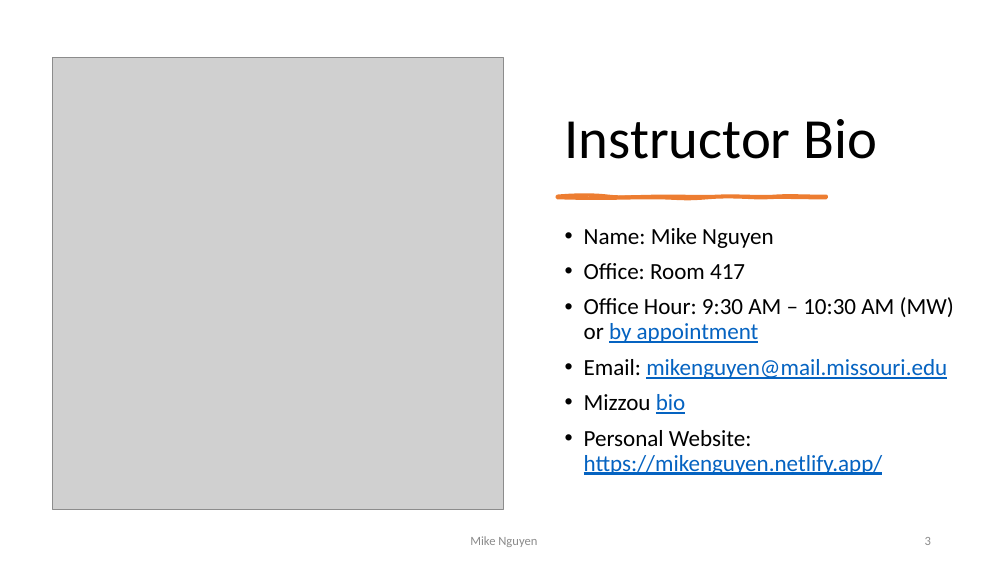
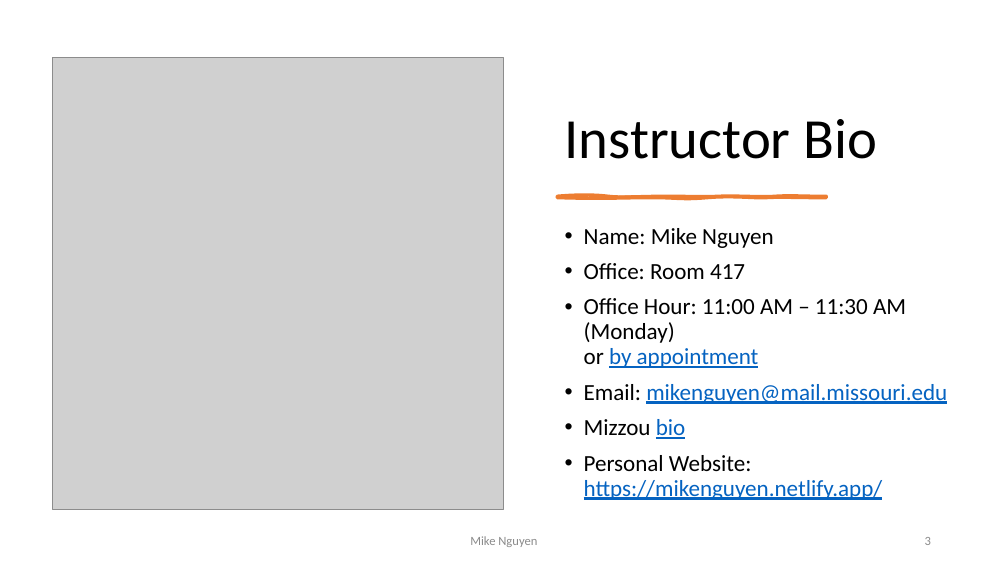
Before and after one commit to mikenguyen13/mar4050_S22, a slide deck: slide 3 of lectures/1/1_Introduction to Marketing Research.pptx. Drawn at 1008x567 pixels with LibreOffice and Linux fonts; fonts in the diff are those of the drawing; grey boxes stand for pictures. Boxes give left, top, right and bottom in pixels: in the first picture for what was removed or moved away, otherwise in the second. Text is boxed around its words. In the diff, an @@ line names an element or a change of style, - is before the commit and + after.

```diff
--- a/lectures/1/1_Introduction to Marketing Research.pptx
+++ b/lectures/1/1_Introduction to Marketing Research.pptx
@@ text at [584,298,906,368]: text changed @@
-• Office Hour: 9:30 AM – 10:30 AM (MW)
-  or by appointment
+• Office Hour: 11:00 AM – 11:30 AM (Monday)
+  or by appointment
```
Also in this commit, not shown: 6 other files.
